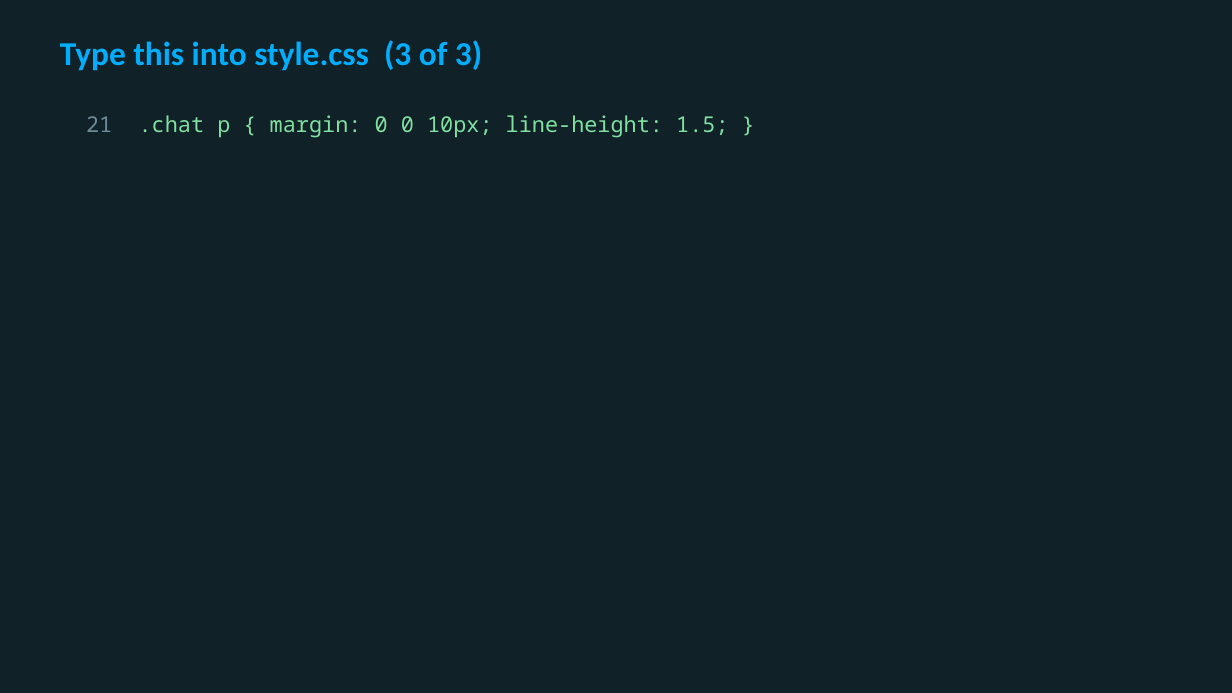
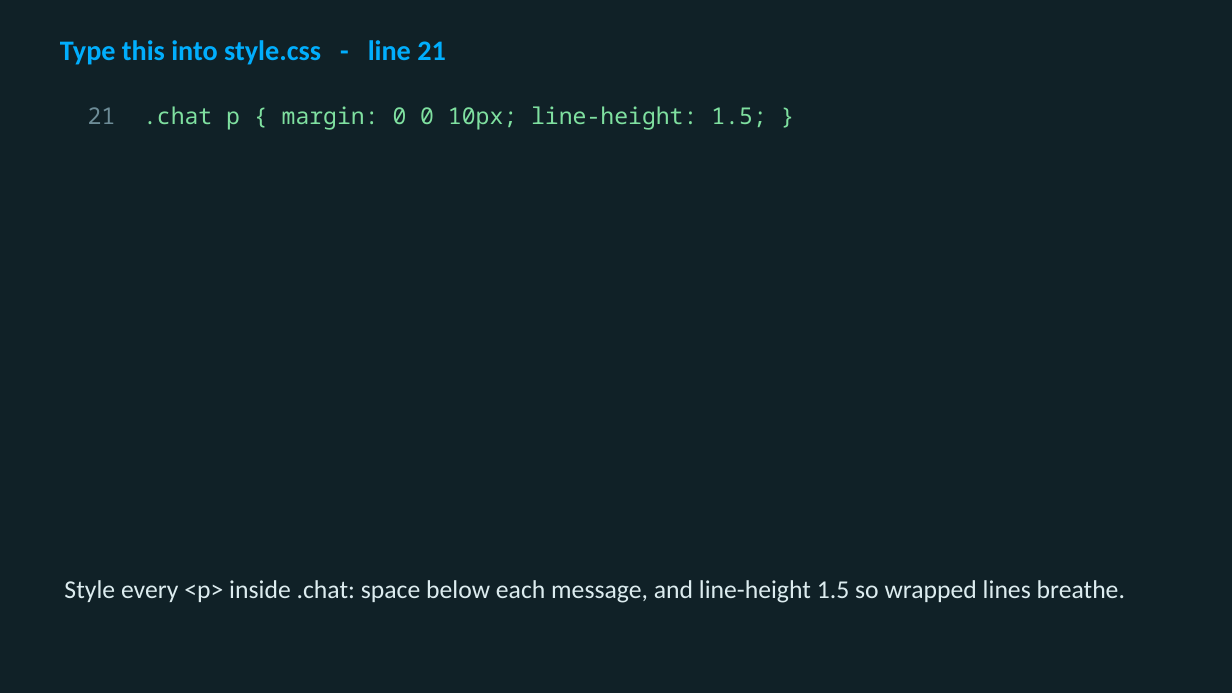
Before and after one commit to utgapps/utgapps.github.io, a slide deck: slide 43 of ai101/slides/week-05.pptx (slide 12 before the commit). Drawn at 1232x693 pixels with LibreOffice and Linux fonts; fonts in the diff are those of the drawing. Boxes give left, top, right and bottom in pixels: in the first picture for what was removed or moved away, otherwise in the second. Text is boxed around its words. In the diff, an @@ line names an element or a change of style, - is before the commit and + after.

```diff
--- a/ai101/slides/week-05.pptx
+++ b/ai101/slides/week-05.pptx
@@ text at <box>60,40,446,65</box>: text changed; size 26 to 22 pt @@
-Type this into style.css (3 of 3)
+Type this into style.css - line 21
@@ text "21 .chat p { margin: ...": place and size @@
-text "21 .chat p { margin: ..." at <box>86,115,728,138</box>
+text "21 .chat p { margin: ..." at <box>88,106,766,130</box>
@@ text "21 .chat p { margin: ..." at <box>88,106,766,130</box>: size 17 to 18 pt @@
@@ text added at <box>64,580,1125,603</box>, 20 pt, text #DCECEF @@
+Style every <p> inside .chat: space below each message, and line-height 1.5 so wrapped lines breathe.
```
Also in this commit, not shown: 5 other slides changed, 32 slides added, 19 other files.
